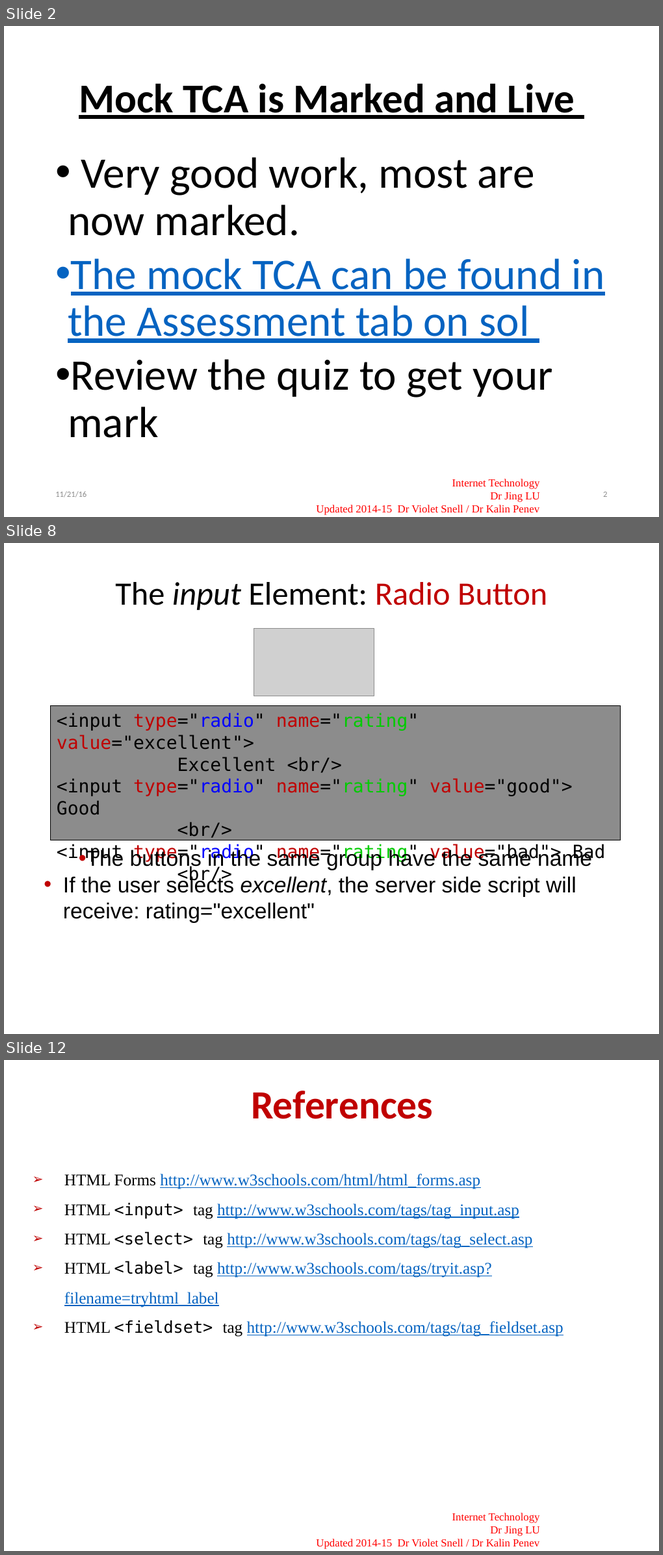
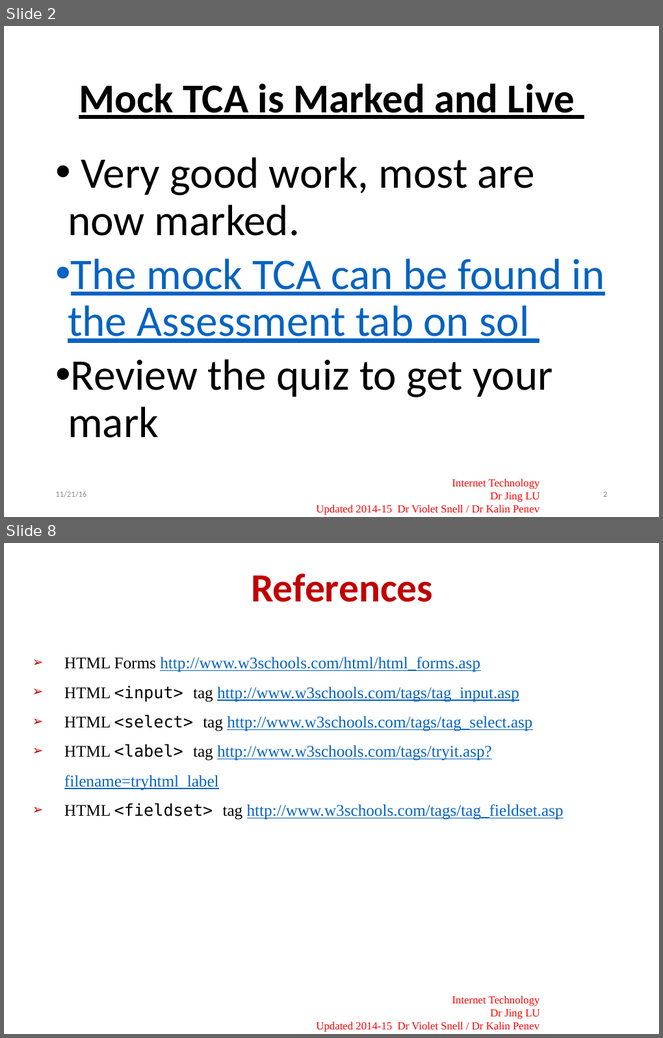
Before and after one commit to joeappleton18/cda400, a slide deck: sessions/week9/slides.pptx. Shown one above the other, each under a label of ours: slides 2, 8 and 12 before the commit, slides 2 and 8 after it; the slides between them are not shown. The pictures are 663x1555 and 663x1038 pixels, drawn with LibreOffice and Linux fonts; fonts in the diff are those of the drawing; grey boxes stand for pictures; background and template pictures are left out. Boxes give left, top, right and bottom in pixels: in the first picture for what was removed or moved away, otherwise in the second. Text is boxed around its words. In the diff, an @@ line names an element or a change of style, - is before the commit and + after.

```diff
--- a/sessions/week9/slides.pptx
+++ b/sessions/week9/slides.pptx
@@ slide 8 removed at (4, 543, 659, 1034), background #FFFFFF @@
@@ title removed at (115, 582, 547, 610) @@
-The input Element: Radio Button
@@ picture removed at (254, 629, 374, 696) @@
@@ rectangle removed at (50, 706, 621, 841) @@
-<input type="radio" name="rating" value="excellent">
-Excellent <br/>
-<input type="radio" name="rating" value="good"> Good
-<br/>
-<input type="radio" name="rating" value="bad"> Bad
-<br/>
@@ text removed at (63, 848, 592, 923) @@
-• The buttons in the same group have the same name
-• If the user selects excellent, the server side script will receive: rating="excellent"
@@ what was slide 12 is now slide 8 @@
```
Also in this commit, not shown: 1 slide changed, 4 slides added, 7 other slides removed, 1 other file.
